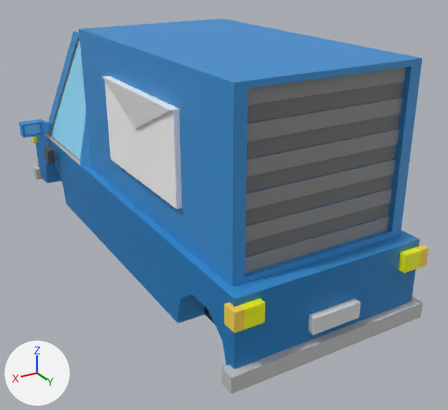
Two versions of the FBX model Assets/Models/Vehicles/vanBody.fbx, one commit apart.
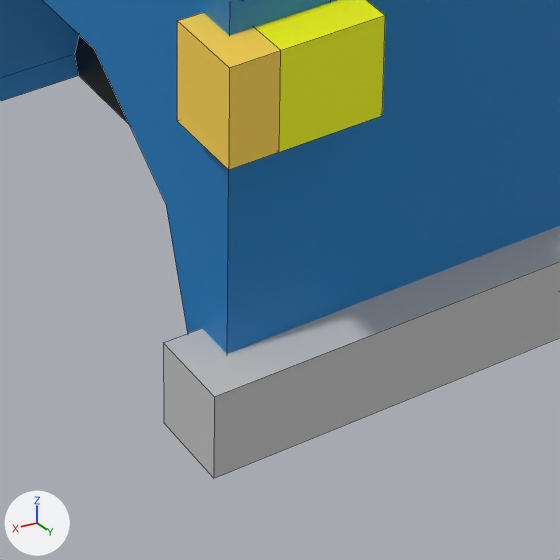
Each version is shown whole from a 50 mm lens placed at (2.7, 3.33, 3.29), pointed at (-0.21, -1.51, 0.87), then close up on the part from 42% to 67% of the width and 73% to 100% of the height. Lighting does not change. The marker at lower left points along +X, +Y and +Z. The close-ups show mesh edges as thin lines. Where no turn or scale is listed for an object, it has been applied to the vertices.

Names of what the first close-up shows: 'vanBody'.
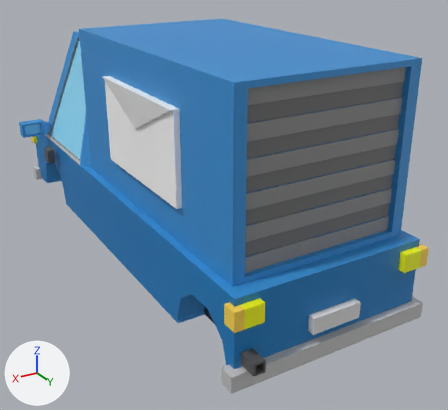
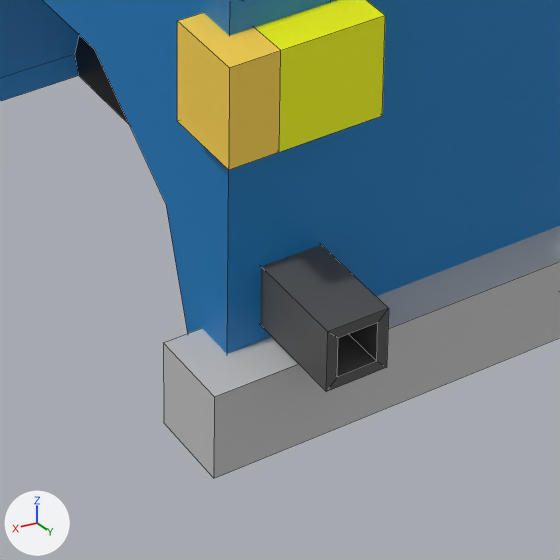
Where the newer file only moved an object's origin or applied its transform, the numbers keep the older frame.

Changed parts and their boxes (x1, y1, x2, y2) in the close-ups (560 x 560 px):
part 1 of me_cube_002, added
    after: (261, 245, 389, 392)

The edits, one by one:
me_cube_002 is used by ob_vanbody; location (0.0, 0.0, 0.0).
me_cube_002 had 553 vertices, 348 faces and spanned x -1.15..1.15, y -4.44..0.46, z 0.44..2.52.
me_cube_002 now has 569 vertices, 362 faces and spans x -1.15..1.15, y -4.44..0.55, z 0.44..2.52.
me_cube_002 part 1: a new loose piece of 16 vertices spanning x 0.7..0.8, y 0.3..0.55, z 0.6..0.7, in mat_material (picture img_palette_png).
